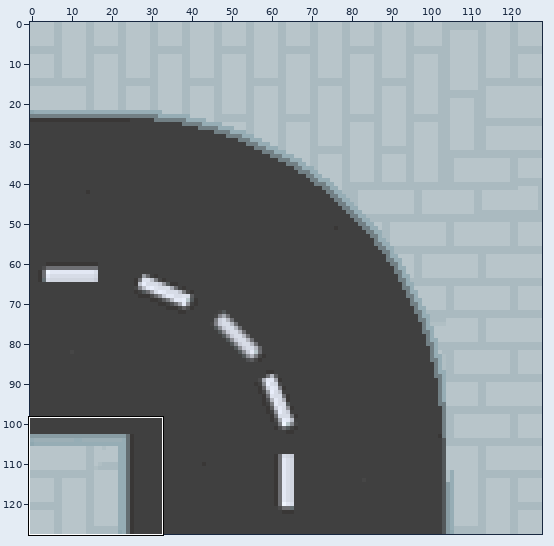
Sprite sheet -- resources/images/road_turn.png. The picture above shows the old version from afar; the outline marks the close-up.
Close-up. First the earlier version:
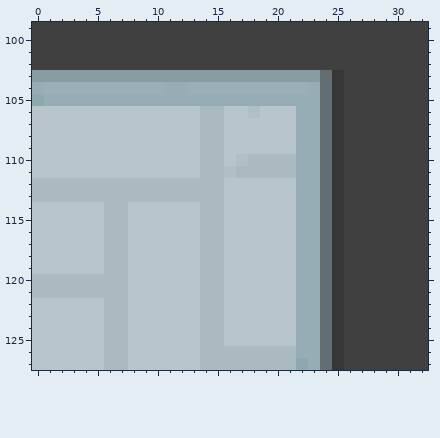
The file is 128x128 pixels. Colours within 5 levels of each other are drawn and written as one. Shown: x 0..32, y 99..127.
And afterwards:
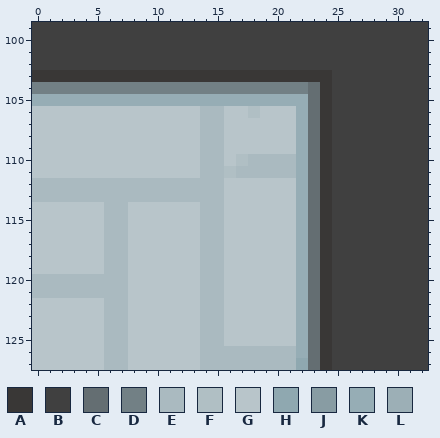
Palette (. is transparent): A #393736  B #404040  C #646e72  D #728085  E #aabac0  F #b0bfc4  G #b8c5ca  H #8fa8b0  J #889ca3  K #96adb5  L #9cafb6
Changes in this commit:
The author changed colour C to colour A in rows 103 to 127 at x 24.
The author changed colour J to colour A in row 103 at x 0 to 23.
The author changed colour A to colour B in rows 103 to 127 at x 25.
The author changed colour K to colour C in rows 104 to 127 at x 23.
The author changed colour K to colour D in row 104 at x 0 and 11 to 12.
The author changed colour L to colour D in row 104 at x 1 to 10 and 13 to 22.
The author changed colour H to colour K in row 105 at x 0.
Where, in picture pixels (left, top, right, bottom), the same in both close-ups:
changed: (32, 70, 344, 370)
